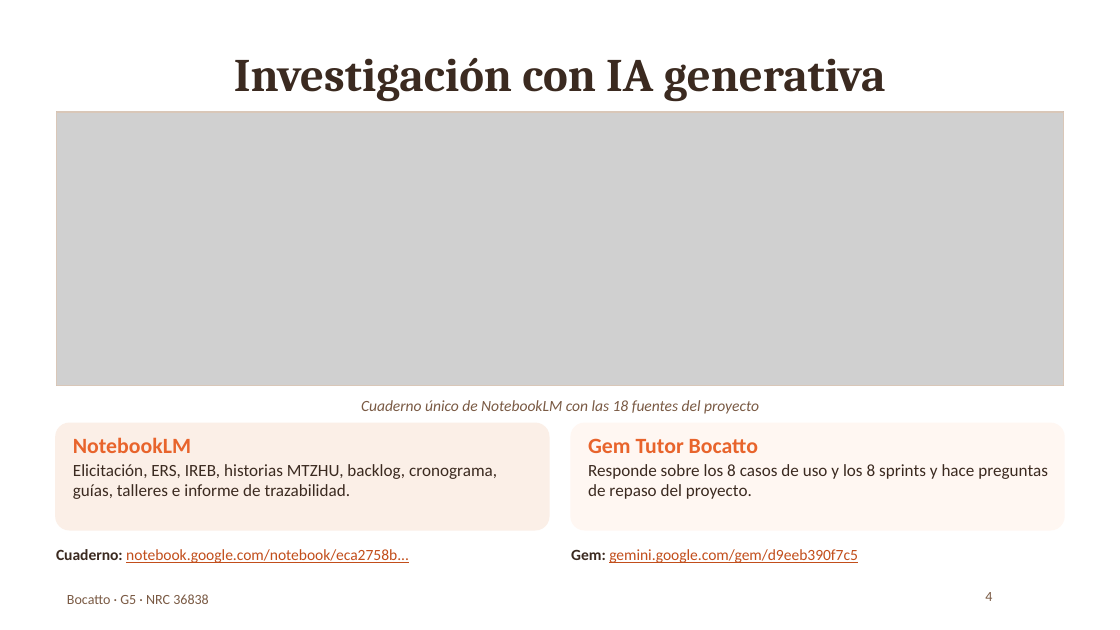
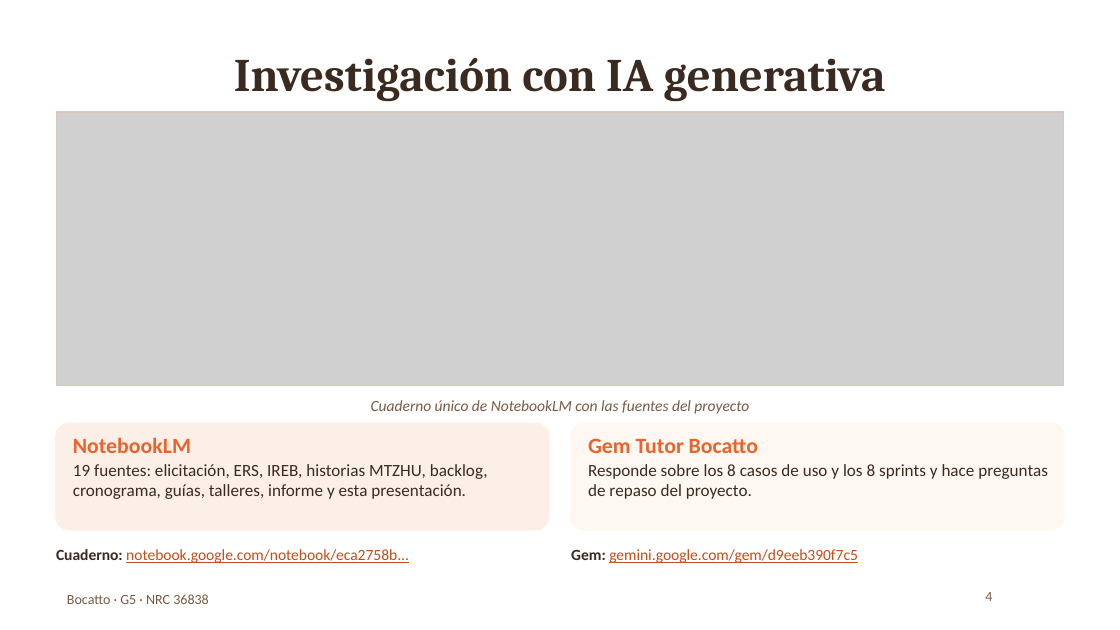
Before and after one commit to Ricardo-lainez/RicardoLainez36838_G5_ADSW, a slide deck: slide 4 of Informe final/Presentacion_SegundoParcial_Bocatto_G5.pptx. Drawn at 1120x630 pixels with LibreOffice and Linux fonts; fonts in the diff are those of the drawing; grey boxes stand for pictures; background and template pictures are left out. Boxes give left, top, right and bottom in pixels: in the first picture for what was removed or moved away, otherwise in the second. Text is boxed around its words. In the diff, an @@ line names an element or a change of style, - is before the commit and + after.

Commit message:
Actualizar numero de fuentes del cuaderno en presentaciones e informe

```diff
--- a/Informe final/Presentacion_SegundoParcial_Bocatto_G5.pptx
+++ b/Informe final/Presentacion_SegundoParcial_Bocatto_G5.pptx
@@ text at (371,400,749,414): text changed @@
-Cuaderno único de NotebookLM con las 18 fuentes del proyecto
+Cuaderno único de NotebookLM con las fuentes del proyecto
@@ text at (73,464,488,499): text changed @@
-Elicitación, ERS, IREB, historias MTZHU, backlog, cronograma, guías, talleres e informe de trazabilidad.
+19 fuentes: elicitación, ERS, IREB, historias MTZHU, backlog, cronograma, guías, talleres, informe y esta presentación.
```
Also in this commit, not shown: 4 other files.
